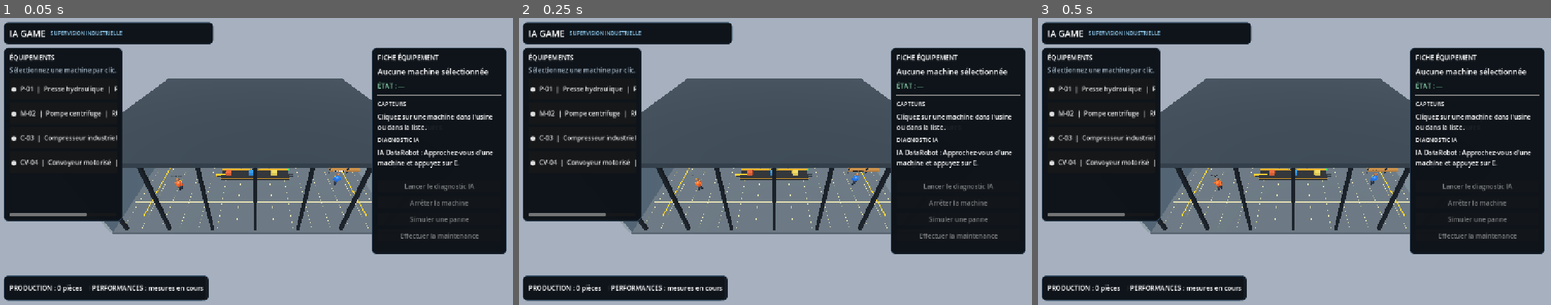
Above: before the commit, frames 1-3 (left to right).
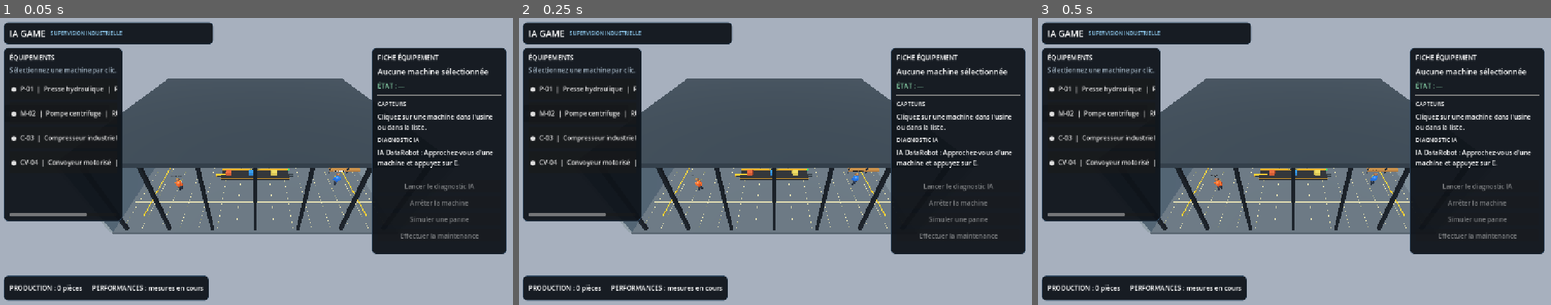
Above: after the commit, the same moments.

Repository: danielservice225-dot/ia-game-moteur
Game: Godot game, scene res://scenes/main.tscn
The game is run twice, just before and just after one commit, with the same random seed, the same clock (stepped at 60 frames per second) and the same inputs.
Inputs:
- Up to frame 1 (0.05 s): no input
- Up to frame 2 (0.25 s): no input
- Up to frame 3 (0.5 s): no input

The runs differ from the first frame. In frame 1, 0.5% of the frame differs, in the area x 0-99%, y 1-99%; in frame 2, 0.5%; in frame 3, 0.5%.

Commit message:
fix: initialize supervision dashboard once

Diff:
--- a/godot_game/scripts/game.gd
+++ b/godot_game/scripts/game.gd
@@ -41,7 +41,6 @@
     add_child(industrial_life)
     industrial_life.setup(self)
     _build_player()
-    _build_hud()
     _build_hud()
     _update_hud()
 
